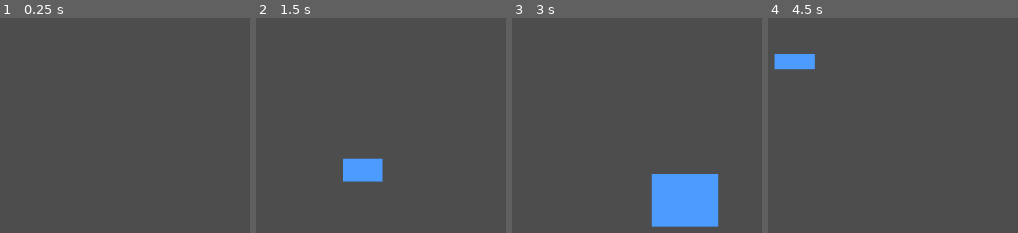
Above: before the commit, frames 1-4 (left to right).
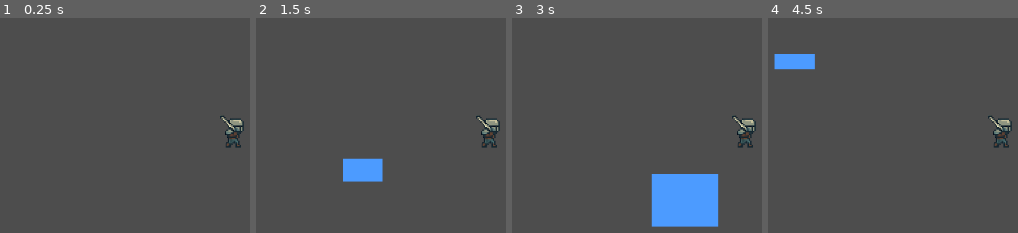
Above: after the commit, the same moments.

Repository: vili-00/rts-peli
Game: Godot game, scene res://world.tscn
Same seed, same stepped clock (60 frames per second), same inputs: the game is played once before the commit and once after it.
Inputs (mouse positions are in pixels of both pictures, inside the frame that each line leads up to):
- Up to frame 1 (0.25 s): no input
- Up to frame 2 (1.5 s): tap Enter at 0.5 s; move the mouse to (outside the picture) at 0.52 s; click (outside the picture) at 0.6 s; tap Space at 1.25 s; drag from (343, 159) to (463, 226) at 1.27 s
- Up to frame 3 (3 s): move the mouse to (outside the picture) at 2.02 s; click (outside the picture) at 2.1 s; tap Enter at 2.75 s; drag from (719, 226) to (519, 69) at 2.77 s
- Up to frame 4 (4.5 s): move the mouse to (outside the picture) at 3.52 s; click (outside the picture) at 3.6 s; tap Space at 4.25 s; drag from (775, 69) to (895, 24) at 4.27 s

The runs differ from the first frame. In frame 1, 0.7% of the frame differs, in the area x 88-98%, y 45-61%; in frame 2, 0.7%; in frame 3, 0.7%; in frame 4, 0.7%.

Commit message:
yksikkö valinta

Diff:
--- a/UI/camera.gd
+++ b/UI/camera.gd
@@ -9,7 +9,10 @@
 var isDragging = false
 signal area_selected
 signal start_move_selection
+@onready var selectionBox = get_node("../UI/Panel")
 
+func _ready():
+	connect("area_selected", Callable(get_parent(), "_on_area_selected"))
 func _process(delta):
 	if Input.is_action_just_pressed("LeftClick"):
 		start = mousePosGlobal
@@ -27,7 +30,7 @@
 			endV = mousePos
 			isDragging = false
 			draw_area(false)
-			emit_signal("area_selected")
+			emit_signal("area_selected", self)
 		else:
 			end = start
 			isDragging = false
@@ -39,8 +42,8 @@
 		mousePosGlobal = get_global_mouse_position()
 
 func draw_area(s=true):
-	get_node("../Panel").size = Vector2(abs(startV.x - endV.x), abs(startV.y - endV.y))
+	selectionBox.size = Vector2(abs(startV.x - endV.x), abs(startV.y - endV.y))
 	pos.x = min(startV.x, endV.x)
 	pos.y = min(startV.y, endV.y)
-	get_node("../Panel").position = pos
-	get_node("../Panel").size *= int(s)
+	selectionBox.position = pos
+	selectionBox.size *= int(s)
--- a/UI/ui.tscn
+++ b/UI/ui.tscn
@@ -13,5 +13,4 @@
 script = ExtResource("1_2fwl4")
 
 [node name="Panel" type="Panel" parent="."]
-anchors_preset = -1
 theme_override_styles/panel = SubResource("StyleBoxFlat_2fwl4")
--- /dev/null
+++ b/Unit.tscn
@@ -0,0 +1,128 @@
+[gd_scene load_steps=17 format=3 uid="uid://cusm14sohg3t8"]
+
+[ext_resource type="Script" uid="uid://faho2l70wubr" path="res://unit.gd" id="1_ypl2c"]
+[ext_resource type="Texture2D" uid="uid://blp7jplt0daea" path="res://assets/knight_walking.png" id="2_lqx2h"]
+[ext_resource type="Texture2D" uid="uid://bene7m7pqes0f" path="res://assets/knight_walking_2.png" id="3_lqx2h"]
+[ext_resource type="Texture2D" uid="uid://dccbg67a2necy" path="res://assets/knight_walking_4.png" id="4_lvdn7"]
+
+[sub_resource type="RectangleShape2D" id="RectangleShape2D_d172s"]
+size = Vector2(33.25, 40.375)
+
+[sub_resource type="AtlasTexture" id="AtlasTexture_lvdn7"]
+atlas = ExtResource("2_lqx2h")
+region = Rect2(0, 0, 490, 512)
+
+[sub_resource type="AtlasTexture" id="AtlasTexture_d172s"]
+atlas = ExtResource("2_lqx2h")
+region = Rect2(490, 0, 490, 512)
+
+[sub_resource type="AtlasTexture" id="AtlasTexture_i4nis"]
+atlas = ExtResource("2_lqx2h")
+region = Rect2(0, 512, 490, 512)
+
+[sub_resource type="AtlasTexture" id="AtlasTexture_f1vr2"]
+atlas = ExtResource("2_lqx2h")
+region = Rect2(490, 512, 490, 512)
+
+[sub_resource type="AtlasTexture" id="AtlasTexture_y23oe"]
+atlas = ExtResource("3_lqx2h")
+region = Rect2(0, 0, 490, 512)
+
+[sub_resource type="AtlasTexture" id="AtlasTexture_y6rox"]
+atlas = ExtResource("3_lqx2h")
+region = Rect2(490, 0, 490, 512)
+
+[sub_resource type="AtlasTexture" id="AtlasTexture_rbwf3"]
+atlas = ExtResource("3_lqx2h")
+region = Rect2(0, 512, 490, 512)
+
+[sub_resource type="AtlasTexture" id="AtlasTexture_tpplu"]
+atlas = ExtResource("3_lqx2h")
+region = Rect2(490, 512, 490, 512)
+
+[sub_resource type="AtlasTexture" id="AtlasTexture_8xft0"]
+atlas = ExtResource("4_lvdn7")
+region = Rect2(773, 0, 250, 341)
+
+[sub_resource type="SpriteFrames" id="SpriteFrames_186t8"]
+animations = [{
+"frames": [],
+"loop": true,
+"name": &"new_animation",
+"speed": 5.0
+}, {
+"frames": [{
+"duration": 1.0,
+"texture": SubResource("AtlasTexture_lvdn7")
+}, {
+"duration": 1.0,
+"texture": SubResource("AtlasTexture_d172s")
+}, {
+"duration": 1.0,
+"texture": SubResource("AtlasTexture_i4nis")
+}, {
+"duration": 1.0,
+"texture": SubResource("AtlasTexture_f1vr2")
+}],
+"loop": true,
+"name": &"walking",
+"speed": 5.0
+}, {
+"frames": [{
+"duration": 1.0,
+"texture": SubResource("AtlasTexture_y23oe")
+}, {
+"duration": 1.0,
+"texture": SubResource("AtlasTexture_y6rox")
+}, {
+"duration": 1.0,
+"texture": SubResource("AtlasTexture_rbwf3")
+}, {
+"duration": 1.0,
+"texture": SubResource("AtlasTexture_tpplu")
+}],
+"loop": true,
+"name": &"walking_2",
+"speed": 5.0
+}, {
+"frames": [{
+"duration": 1.0,
+"texture": SubResource("AtlasTexture_8xft0")
+}],
+"loop": true,
+"name": &"walking_3",
+"speed": 5.0
+}]
+
+[sub_resource type="StyleBoxFlat" id="StyleBoxFlat_lvdn7"]
+bg_color = Color(0, 0.65098, 0.780392, 0)
+draw_center = false
+border_width_left = 5
+border_width_top = 5
+border_width_right = 5
+border_width_bottom = 5
+border_color = Color(0.258475, 0.888637, 1, 1)
+
+[node name="Unit" type="CharacterBody2D"]
+script = ExtResource("1_ypl2c")
+
+[node name="CollisionShape2D" type="CollisionShape2D" parent="."]
+position = Vector2(0, -20)
+shape = SubResource("RectangleShape2D_d172s")
+
+[node name="AnimatedSprite2D" type="AnimatedSprite2D" parent="."]
+position = Vector2(1.19209e-07, -26)
+scale = Vector2(0.2, 0.2)
+sprite_frames = SubResource("SpriteFrames_186t8")
+animation = &"walking_3"
+frame_progress = 0.522207
+
+[node name="Box" type="Panel" parent="."]
+visible = false
+offset_left = -49.0
+offset_top = -69.0
+offset_right = 49.0
+offset_bottom = 29.0
+theme_override_styles/panel = SubResource("StyleBoxFlat_lvdn7")
+
+[connection signal="input_event" from="." to="." method="_on_input_event"]
--- a/project.godot
+++ b/project.godot
@@ -13,7 +13,7 @@
 config/name="RTS-peli"
 run/main_scene="uid://syitjs03vshp"
 config/features=PackedStringArray("4.4", "GL Compatibility")
-config/icon="res://icon.svg"
+config/icon="res://assets/icon.svg"
 
 [input]
 
--- /dev/null
+++ b/unit.gd
@@ -0,0 +1,20 @@
+extends CharacterBody2D
+
+@export var selected = false
+@onready var animated_sprite = $AnimatedSprite2D
+@onready var box = get_node("Box")
+
+func _ready():
+	animated_sprite.play("walking_3")
+
+func set_selected(value):
+	print("toimii")
+	box.visible = value
+
+# Called every frame. 'delta' is the elapsed time since the previous frame.
+func _process(delta):
+	pass
+
+
+func _on_input_event(viewport: Node, event: InputEvent, shape_idx: int) -> void:
+	pass # Replace with function body.
--- /dev/null
+++ b/world.gd
@@ -0,0 +1,40 @@
+extends Node2D
+
+var units = []
+
+
+# Called when the node enters the scene tree for the first time.
+func _ready():
+	units = get_tree().get_nodes_in_group("units")
+	print(units)
+
+
+
+# Called every frame. 'delta' is the elapsed time since the previous frame.
+func _process(delta):
+	pass
+
+func _on_area_selected(object):
+	var start = object.start
+	var end = object.end
+	var area = []
+	area.append(Vector2(min(start.x, end.x), min(start.y, end.y)))
+	area.append(Vector2(max(start.x, end.x), max(start.y, end.y)))
+	var ut = get_units_in_area(area)
+
+	for u in units:
+		u.set_selected(false)
+	for u in ut:
+		print(u)
+		u.set_selected(!u.selected)
+
+func get_units_in_area(area):
+	var u = []
+	print("asw")
+	for unit in units:
+		if unit.position.x > area[0].x and unit.position.x < area[1].y:
+			print("1")
+			if unit.position.y > area[0].y and unit.position.y < area[1].y:
+				u.append(unit)
+				print("2")
+	return u
--- a/world.tscn
+++ b/world.tscn
@@ -1,7 +1,26 @@
-[gd_scene load_steps=2 format=3 uid="uid://syitjs03vshp"]
+[gd_scene load_steps=5 format=3 uid="uid://syitjs03vshp"]
 
-[ext_resource type="PackedScene" uid="uid://dlcv6m5il8721" path="res://UI/ui.tscn" id="1_f3sb7"]
+[ext_resource type="Script" uid="uid://d0smpenwo77vp" path="res://UI/camera.gd" id="1_f3sb7"]
+[ext_resource type="Script" uid="uid://tqocc47qf28" path="res://world.gd" id="1_tlwt5"]
+[ext_resource type="PackedScene" uid="uid://cusm14sohg3t8" path="res://Unit.tscn" id="2_fj7yv"]
+
+[sub_resource type="StyleBoxFlat" id="StyleBoxFlat_2fwl4"]
+bg_color = Color(0.298364, 0.60806, 1, 1)
 
 [node name="World" type="Node2D"]
+script = ExtResource("1_tlwt5")
 
-[node name="UI" parent="." instance=ExtResource("1_f3sb7")]
+[node name="Camera" type="Camera2D" parent="."]
+limit_left = 0
+limit_top = 0
+script = ExtResource("1_f3sb7")
+
+[node name="UI" type="CanvasLayer" parent="."]
+
+[node name="Panel" type="Panel" parent="UI"]
+theme_override_styles/panel = SubResource("StyleBoxFlat_2fwl4")
+
+[node name="Units" type="Node2D" parent="."]
+
+[node name="Unit" parent="Units" groups=["units"] instance=ExtResource("2_fj7yv")]
+position = Vector2(557, 339)
Renamed: icon.svg -> assets/icon.svg
Not shown, added: assets/icon.svg.import
Binary file added: assets/knight_standing.png
Not shown, added: assets/knight_standing.png.import
Binary file added: assets/knight_walking.png
Not shown, added: assets/knight_walking.png.import
Binary file added: assets/knight_walking_2.png
Not shown, added: assets/knight_walking_2.png.import
Binary file added: assets/knight_walking_3.png
Not shown, added: assets/knight_walking_3.png.import
Binary file added: assets/knight_walking_4.png
Not shown, changed: assets/knight_walking_4.png.import
(and 2 more such lines)
